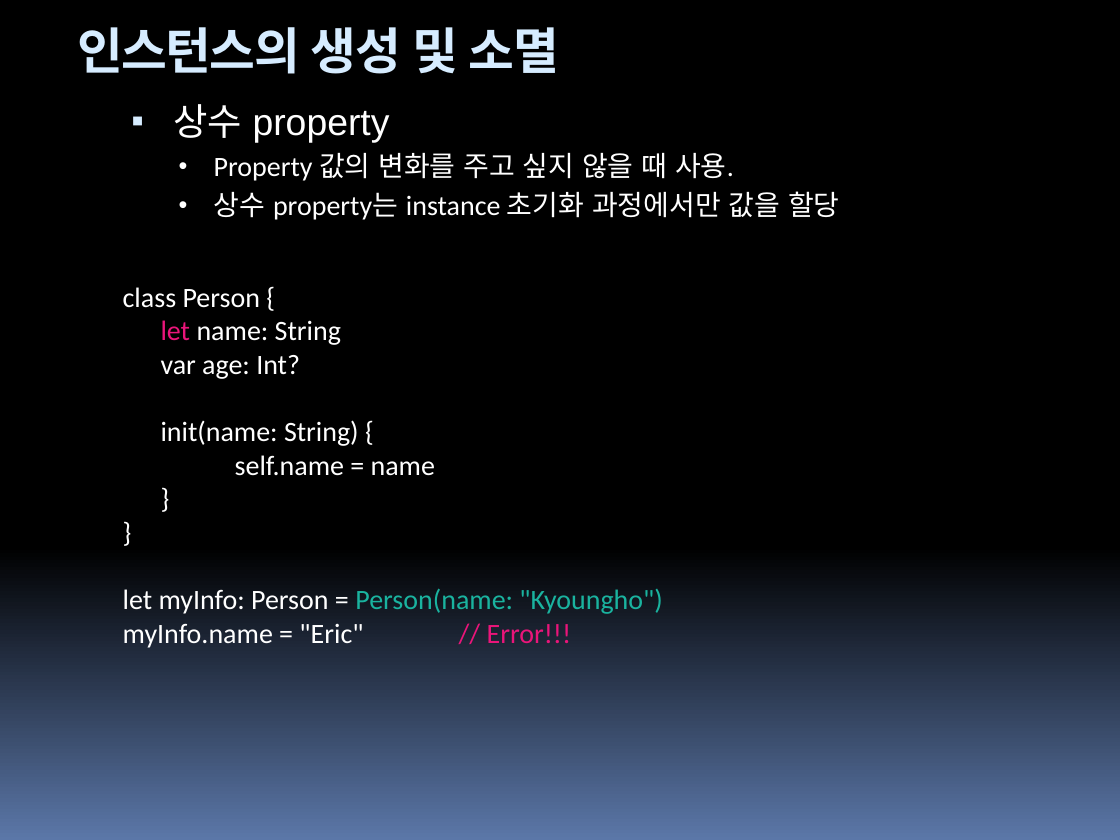
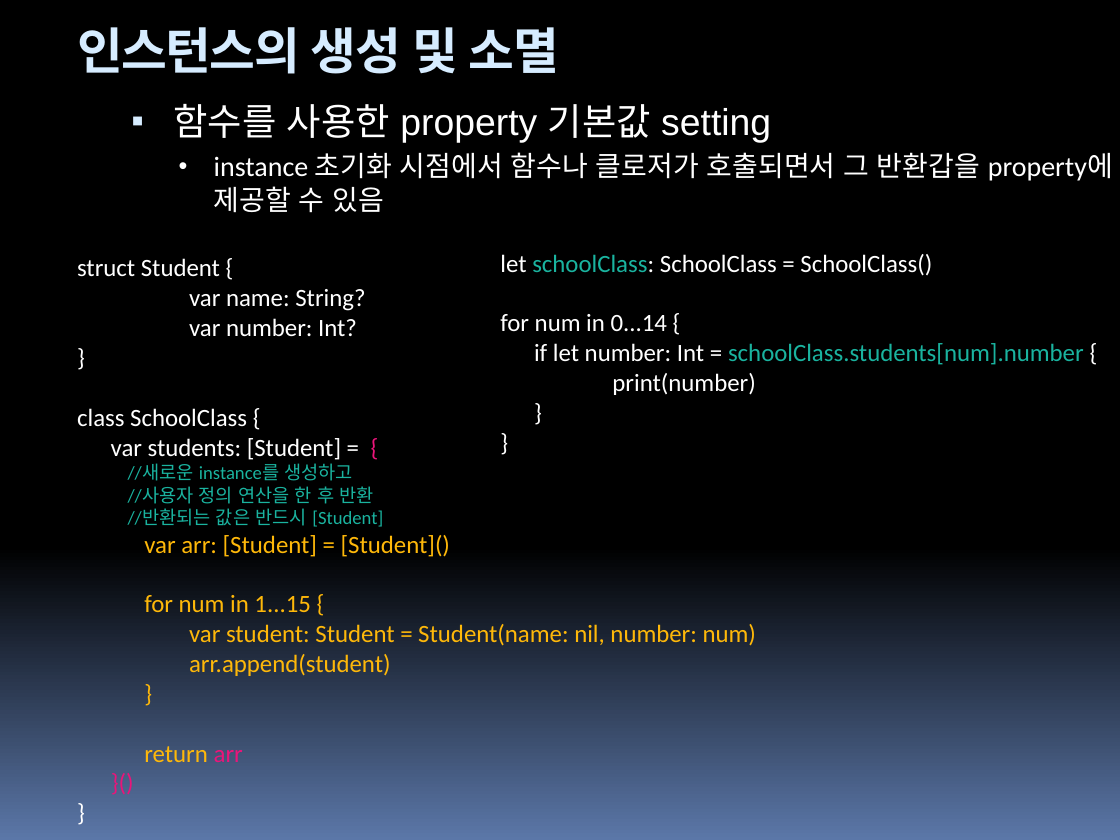
Before and after one commit to hounga13/helloSwift, a slide deck: slide 121 of Swift세미나자료.pptx (slide 98 before the commit). Drawn at 1120x840 pixels with LibreOffice and Linux fonts; fonts in the diff are those of the drawing. Boxes give left, top, right and bottom in pixels: in the first picture for what was removed or moved away, otherwise in the second. Text is boxed around its words. In the diff, an @@ line names an element or a change of style, - is before the commit and + after.

```diff
--- a/Swift세미나자료.pptx
+++ b/Swift세미나자료.pptx
@@ text at box(173, 104, 1113, 213): text changed @@
-▪ 상수 property
-  • Property 값의 변화를 주고 싶지 않을 때 사용.
-  • 상수 property는 instance 초기화 과정에서만 값을 할당
+▪ 함수를 사용한 property 기본값 setting
+  • instance 초기화 시점에서 함수나 클로저가 호출되면서 그 반환갑을 property에 제공할 수 있음
@@ text "struct Student {": place and size @@
-text "struct Student {" at box(123, 287, 662, 648)
+text "struct Student {" at box(77, 258, 756, 762)
@@ text "struct Student {" at box(77, 258, 756, 762): size 18 to 16 pt in "}", "}"; text colour #FFFFFF to #FEB80A in "}" @@
@@ text at box(77, 258, 365, 337): text changed; size 18 to 16 pt @@
-class Person {
-let name: String
-var age: Int?
-init(name: String) {
-self.name = name
+struct Student {
+var name: String?
+var number: Int?
@@ text added at box(500, 254, 1084, 395), 16 pt, text #FFFFFF @@
+let schoolClass: SchoolClass = SchoolClass()
+for num in 0...14 {
+if let number: Int = schoolClass.students[num].number {
+print(number)
+}
+}
@@ text at box(77, 408, 756, 676): paragraphs added @@
+class SchoolClass {
+var students: [Student] = {
+//새로운 instance를 생성하고
+//사용자 정의 연산을 한 후 반환
+//반환되는 값은 반드시 [Student]
+var arr: [Student] = [Student]()
+for num in 1...15 {
+var student: Student = Student(name: nil, number: num)
+arr.append(student)
@@ text at box(144, 746, 243, 762): text changed; size 18 to 16 pt; text colour #FFFFFF to #FEB80A @@
-let myInfo: Person = Person(name: "Kyoungho")
-myInfo.name = "Eric" // Error!!!
+return arr
+}()
+}
```
Also in this commit, not shown: 1 other slide changed, 26 slides added, 2 slides removed.
